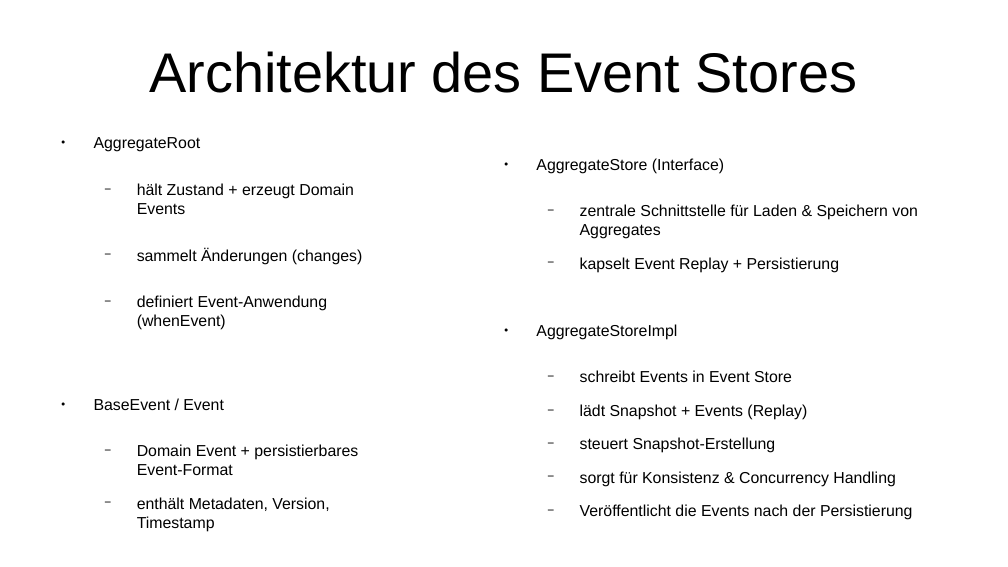
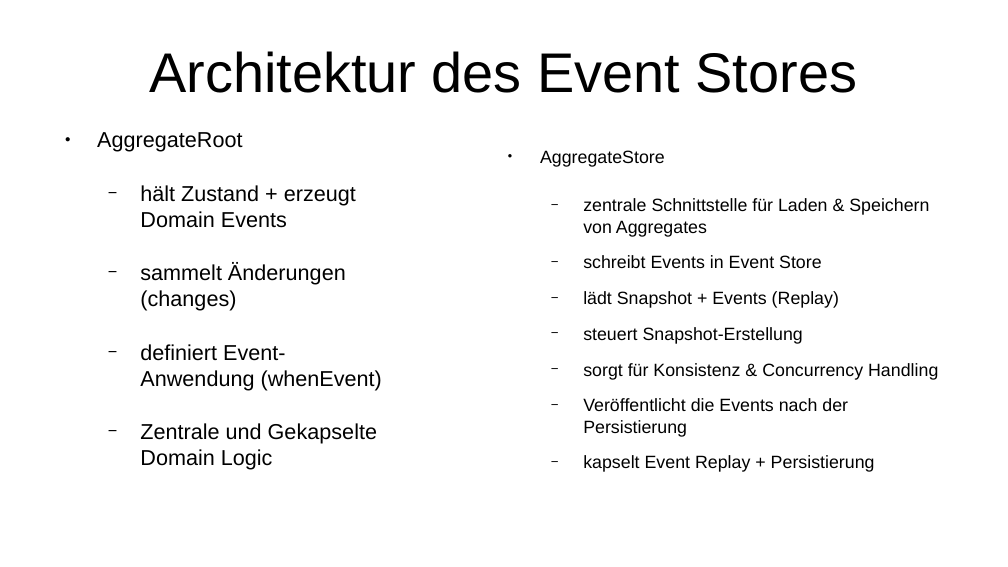
Before and after one commit to FSpruhs/park-flow, a slide deck: slide 11 of presentation.odp. Drawn at 1008x567 pixels with LibreOffice and Linux fonts; fonts in the diff are those of the drawing. Boxes give left, top, right and bottom in pixels: in the first picture for what was removed or moved away, otherwise in the second. Text is boxed around its words. In the diff, an @@ line names an element or a change of style, - is before the commit and + after.

Commit message:
inhalt überarbeitet

```diff
--- a/presentation.odp
+++ b/presentation.odp
@@ text "AggregateStore": place and size @@
-text "AggregateStore" at bbox=[536, 204, 918, 520]
+text "AggregateStore" at bbox=[540, 150, 938, 472]
@@ text at bbox=[97, 132, 382, 391]: size 12.5 to 17 pt in "AggregateRoot", "hält Zustand + erzeugt Domain Events", "sammelt Änderungen (changes)", "definiert Event-Anwendung (whenEvent)" @@
@@ text at bbox=[540, 150, 665, 167]: text changed; size 12.5 to 14 pt @@
-● AggregateStore (Interface)
+● AggregateStore
@@ text at bbox=[583, 198, 938, 437]: size 12.5 to 14 pt in "zentrale Schnittstelle für Laden & Speichern von ...", "schreibt Events in Event Store", "lädt Snapshot + Events (Replay)", "steuert Snapshot-Erstellung" and 2 more places @@
@@ text at bbox=[536, 257, 840, 340]: paragraphs removed @@
-  − kapselt Event Replay + Persistierung
-● AggregateStoreImpl
@@ text at bbox=[140, 423, 377, 470]: text changed; size 12.5 to 17 pt @@
-● BaseEvent / Event
-  − Domain Event + persistierbares Event-Format
-  − enthält Metadaten, Version, Timestamp
+  − Zentrale und Gekapselte Domain Logic
@@ text at bbox=[583, 455, 875, 472]: paragraph added @@
+  − kapselt Event Replay + Persistierung
```
